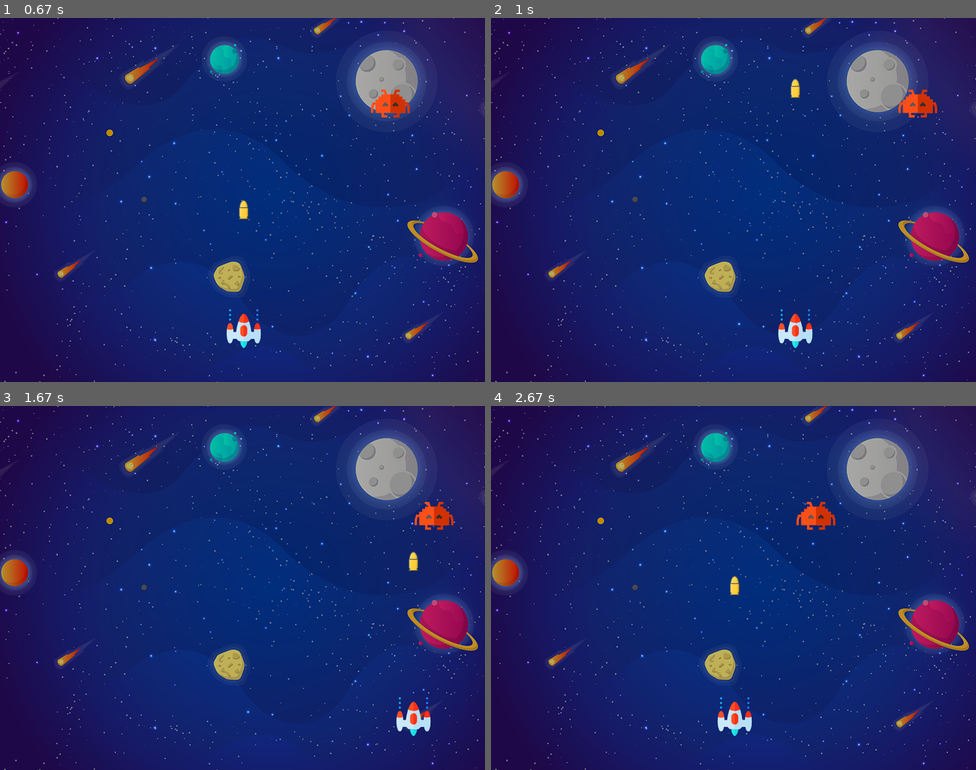
Above: before the commit, frames 1-4 (two rows, left to right).
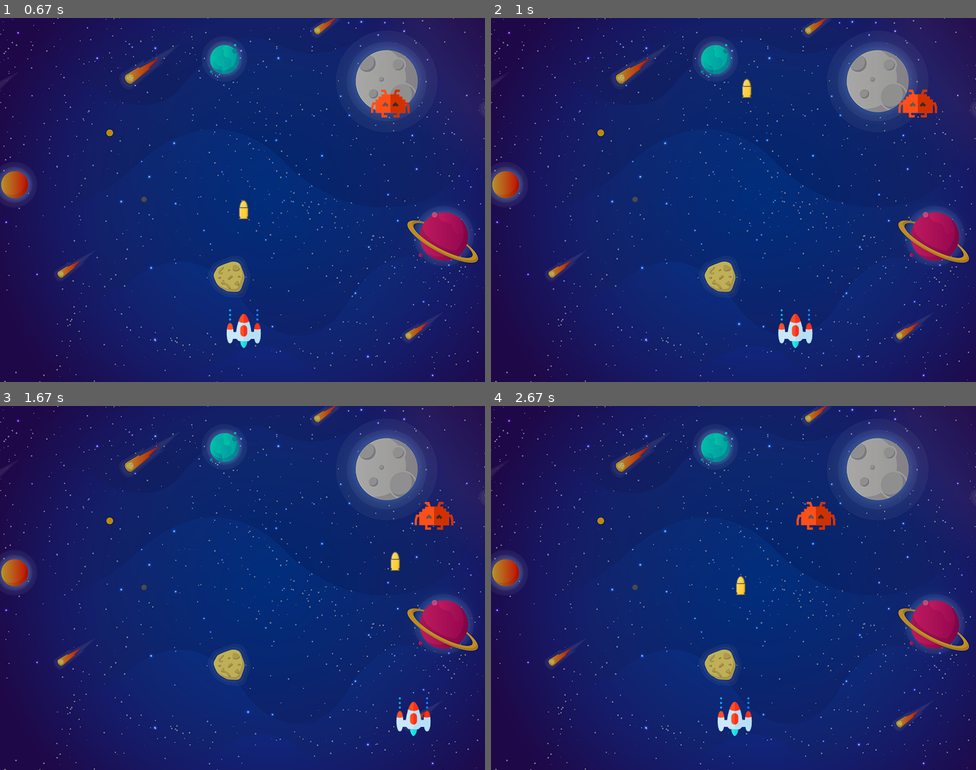
Above: after the commit, the same moments.

Repository: AlkaffAhamed/Space-Invader-PyGame
Game: pygame game, started from main.py
Same seed, same stepped clock (60 frames per second), same inputs: the game is played once before the commit and once after it.
Inputs:
- Up to frame 1 (0.67 s): tap Space at 0.33 s
- Up to frame 2 (1 s): hold Right from 0.67 s (still down); tap Space at 0.73 s
- Up to frame 3 (1.67 s): tap Space at 1.03, 1.23, 1.53 s; release Right at 1.13 s; hold Right 1.17-1.63 s
- Up to frame 4 (2.67 s): hold Left 1.67-2.2 s; tap Space at 1.73, 2.03, 2.3, 2.6 s; hold Left 2.23-2.63 s

Frame 1 is identical in both runs. In frame 2, 0.2% of the frame differs, in the area x 51-64%, y 16-22%; in frame 3, 0.2%; in frame 4, 0.2%.

Commit message:
16 Fixed problem of bullet following spaceship - In the space key press event, get the `playerX` and store into `bulletX` - Use the `bulletX` value for all the `fire_bullet()` calls

Diff:
--- a/main.py
+++ b/main.py
@@ -63,7 +63,8 @@
             if event.key == pygame.K_RIGHT:
                 playerX_change = 5
             if event.key == pygame.K_SPACE:
-                fire_bullet(playerX, bulletY)
+                bulletX = playerX
+                fire_bullet(bulletX, bulletY)
 
         if event.type == pygame.KEYUP:
             if event.key == pygame.K_LEFT or event.key == pygame.K_RIGHT:
@@ -95,7 +96,7 @@
     if bulletY < 0:
         bulletY, bullet_state = 480, "ready"
     if bullet_state == "fire":
-        fire_bullet(playerX, bulletY)
+        fire_bullet(bulletX, bulletY)
         bulletY -= bulletY_change
 
     player(playerX, playerY)
